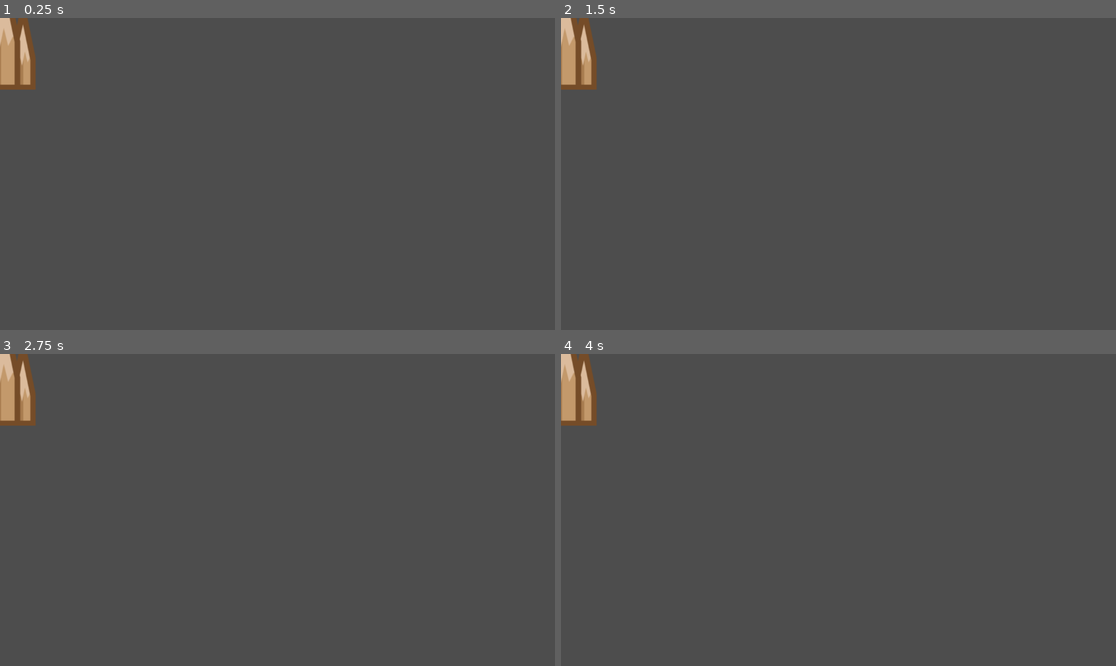
Above: before the commit, frames 1-4 (two rows, left to right).
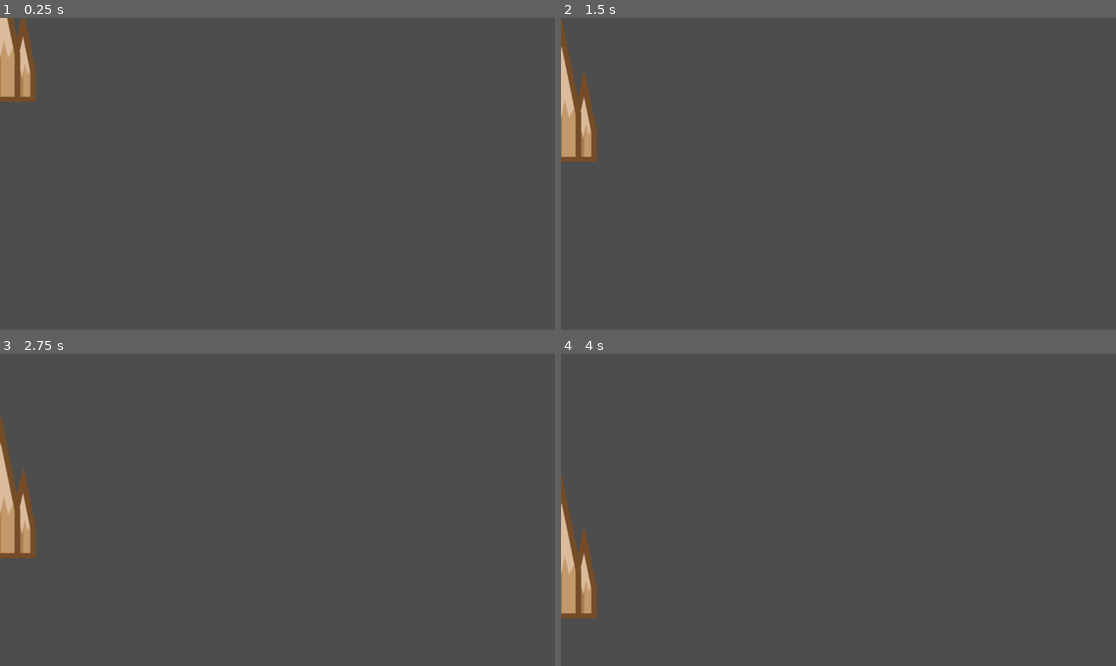
Above: after the commit, the same moments.

Repository: sarahletchford42/the-big-race
Game: Godot game, scene res://spike.tscn
Same seed, same stepped clock (60 frames per second), same inputs: the game is played once before the commit and once after it. The project has no main scene, so this scene is started directly.
Inputs:
- Up to frame 1 (0.25 s): no input
- Up to frame 2 (1.5 s): no input
- Up to frame 3 (2.75 s): no input
- Up to frame 4 (4 s): no input

The runs differ from the first frame. In frame 1, 0.7% of the frame differs, in the area x 0-7%, y 0-27%; in frame 2, 2.7%; in frame 3, 3.1%; in frame 4, 3.1%, in the area x 0-7%, y 0-85%.
Error before the commit: Parse Error: Invalid argument for "connect()" function: argument 2 should be "Callable" but is "res://spike.gd". (res://spike.gd:13)

Commit message:
Spikes
Spikes that spawn randomly

Diff:
--- /dev/null
+++ b/ScrollMovement.gd
@@ -0,0 +1,7 @@
+extends Node
+
+@export var scroll_speed = 5.5
+
+
+func move():
+	self.position.x-=scroll_speed
--- /dev/null
+++ b/spawner.gd
@@ -0,0 +1,12 @@
+extends Node2D
+
+var spike_scene = preload("res://scenes/spike.tscn")
+
+
+func _ready():
+	spawn_spikes()
+
+
+# Called every frame. 'delta' is the elapsed time since the previous frame.
+func _process(delta):
+	pass
--- /dev/null
+++ b/spawner.tscn
@@ -0,0 +1,11 @@
+[gd_scene load_steps=2 format=3 uid="uid://dojgmwghc53u5"]
+
+[ext_resource type="Script" path="res://scenes/spawner.gd" id="1_1hgbu"]
+
+[node name="Spawner" type="Node2D"]
+script = ExtResource("1_1hgbu")
+
+[node name="Timer" type="Timer" parent="."]
+autostart = true
+
+[connection signal="timeout" from="Timer" to="." method="_on_timer_timeout"]
--- a/spike.gd
+++ b/spike.gd
@@ -1,14 +1,18 @@
 extends CharacterBody2D
-
-var spawn_timer: Timer
-var spawn_interval: float = 2.0
-var spike_scene: PackedScene
 
 
 func _ready():
-	spawn_timer = Timer.new()
-	add_child(spawn_timer)
-	spawn_timer.set_wait_time(spawn_interval)
-	spawn_timer.set_one_shot(false)
-	spawn_timer.connect("timeout", self, "_on_spawn_timer_timeout")
-	spawn_timer.start()
+	var collision_shape = CollisionShape2D.new()
+	var shape = ConvexPolygonShape2D.new()
+	shape.set_points([Vector2(0,0), Vector2(32, 0), Vector2(16, 32)])
+	collision_shape.shape = shape
+	add_child(collision_shape)
+
+
+func _process(delta):
+	set_position(position + Vector2(0, 100 * delta))
+
+
+func _on_Spike_body_entered(body):
+	if body.is_in_group("player"):
+		body.call("lose_life")
Not shown, changed: README.md
